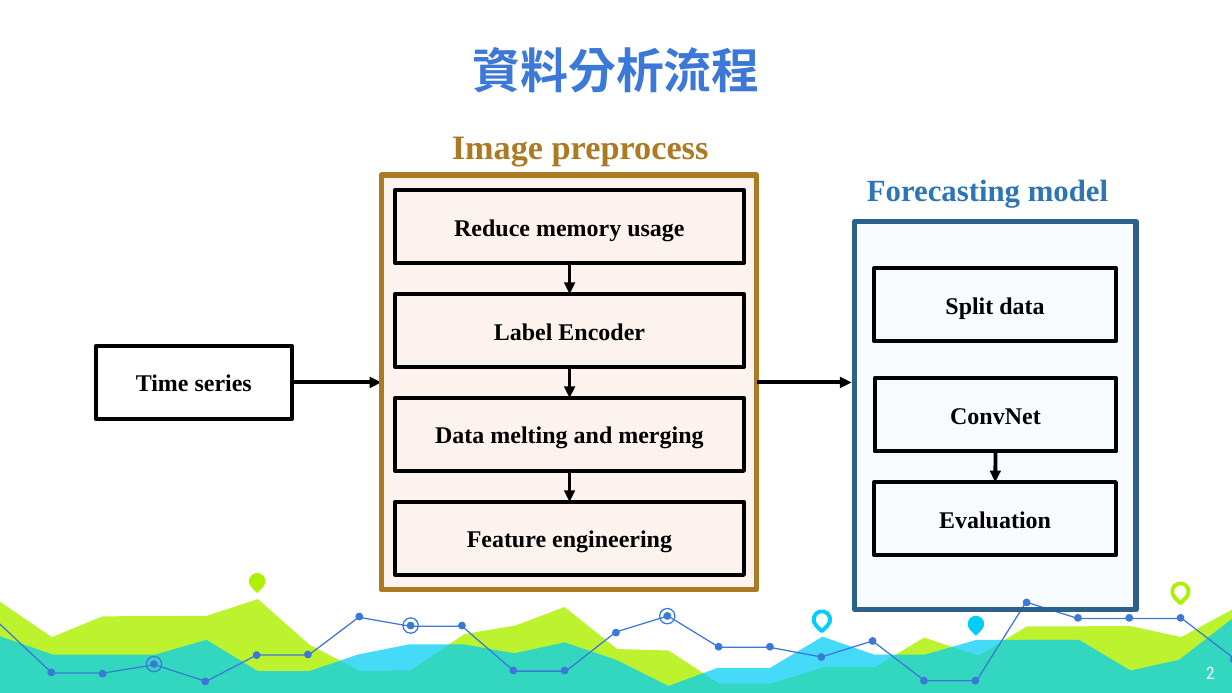
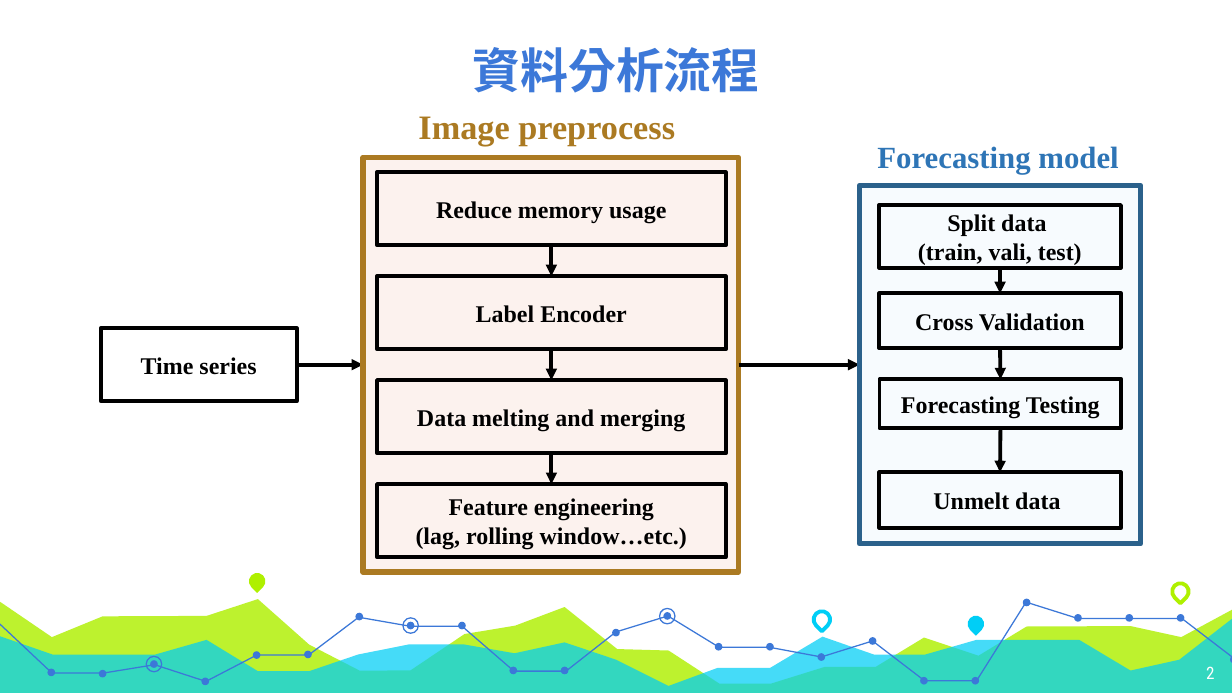
Before and after one commit to acer2265848/M5_Cathay, a slide deck: slide 2 of m5_report.pptx. Drawn at 1232x693 pixels with LibreOffice and Linux fonts; fonts in the diff are those of the drawing. Boxes give left, top, right and bottom in pixels: in the first picture for what was removed or moved away, otherwise in the second. Text is boxed around its words. In the diff, an @@ line names an element or a change of style, - is before the commit and + after.

Commit message:
Finish model

```diff
--- a/m5_report.pptx
+++ b/m5_report.pptx
@@ text "Image preprocess": place and size @@
-text "Image preprocess" at <box>452,136,709,166</box>
+text "Image preprocess" at <box>418,116,675,146</box>
@@ text "Forecasting model": place and size @@
-text "Forecasting model" at <box>867,179,1108,207</box>
+text "Forecasting model" at <box>877,146,1118,174</box>
@@ rectangle "Reduce memory usage": place and size @@
-rectangle "Reduce memory usage" at <box>395,190,744,262</box>
+rectangle "Reduce memory usage" at <box>377,172,726,245</box>
@@ rectangle: place and size @@
-rectangle at <box>855,222,1136,610</box>
+rectangle at <box>860,186,1141,545</box>
@@ rectangle "Split data (train, vali, test)": place and size @@
-rectangle "Split data (train, vali, test)" at <box>875,269,1116,341</box>
+rectangle "Split data (train, vali, test)" at <box>880,205,1121,267</box>
@@ text in rectangle at <box>918,214,1082,265</box>: text changed @@
-Split data
+Split data
+(train, vali, test)
@@ arrow moved from (569, 264) - (569, 294) to (552, 245) - (552, 276) @@
@@ arrow added from (1000, 267) to (1000, 293), #000000 2.25 pt @@
@@ rectangle "Label Encoder": place and size @@
-rectangle "Label Encoder" at <box>395,294,744,367</box>
+rectangle "Label Encoder" at <box>377,276,726,349</box>
@@ rectangle added at <box>880,293,1121,349</box>, outline #000000 2.25 pt, 14 pt, text #000000, bold @@
+Cross Validation
@@ rectangle "Time series": place and size @@
-rectangle "Time series" at <box>96,346,292,419</box>
+rectangle "Time series" at <box>101,328,297,400</box>
@@ arrow moved from (569, 367) - (569, 398) to (552, 350) - (552, 381) @@
@@ arrow added from (1000, 349) to (1000, 379), #000000 2.25 pt @@
@@ arrow moved from (292, 382) - (381, 382) to (297, 365) - (363, 365) @@
@@ arrow moved from (756, 382) - (851, 382) to (739, 365) - (860, 365) @@
@@ rectangle "Forecasting Testing": place and size @@
-rectangle "Forecasting Testing" at <box>875,378,1116,451</box>
+rectangle "Forecasting Testing" at <box>880,379,1121,429</box>
@@ text in rectangle at <box>901,396,1100,419</box>: text changed @@
-ConvNet
+Forecasting Testing
@@ arrow moved from (995, 451) - (995, 482) to (1000, 429) - (1000, 472) @@
@@ arrow moved from (569, 471) - (569, 501) to (552, 453) - (552, 484) @@
@@ rectangle "Unmelt data": place and size @@
-rectangle "Unmelt data" at <box>875,482,1116,554</box>
+rectangle "Unmelt data" at <box>880,472,1121,527</box>
@@ 3 rectangles: place and size @@
-3 rectangles at <box>381,175,756,590</box>
+3 rectangles at <box>363,158,739,573</box>
@@ text in rectangle at <box>416,498,687,550</box>: text changed @@
-Feature engineering
+Feature engineering
+(lag, rolling window…etc.)
@@ text in rectangle at <box>933,492,1060,510</box>: text changed @@
-Evaluation
+Unmelt data
```
Also in this commit, not shown: 7 other slides changed, 8 slides added, 13 slides removed, 7 other files.
